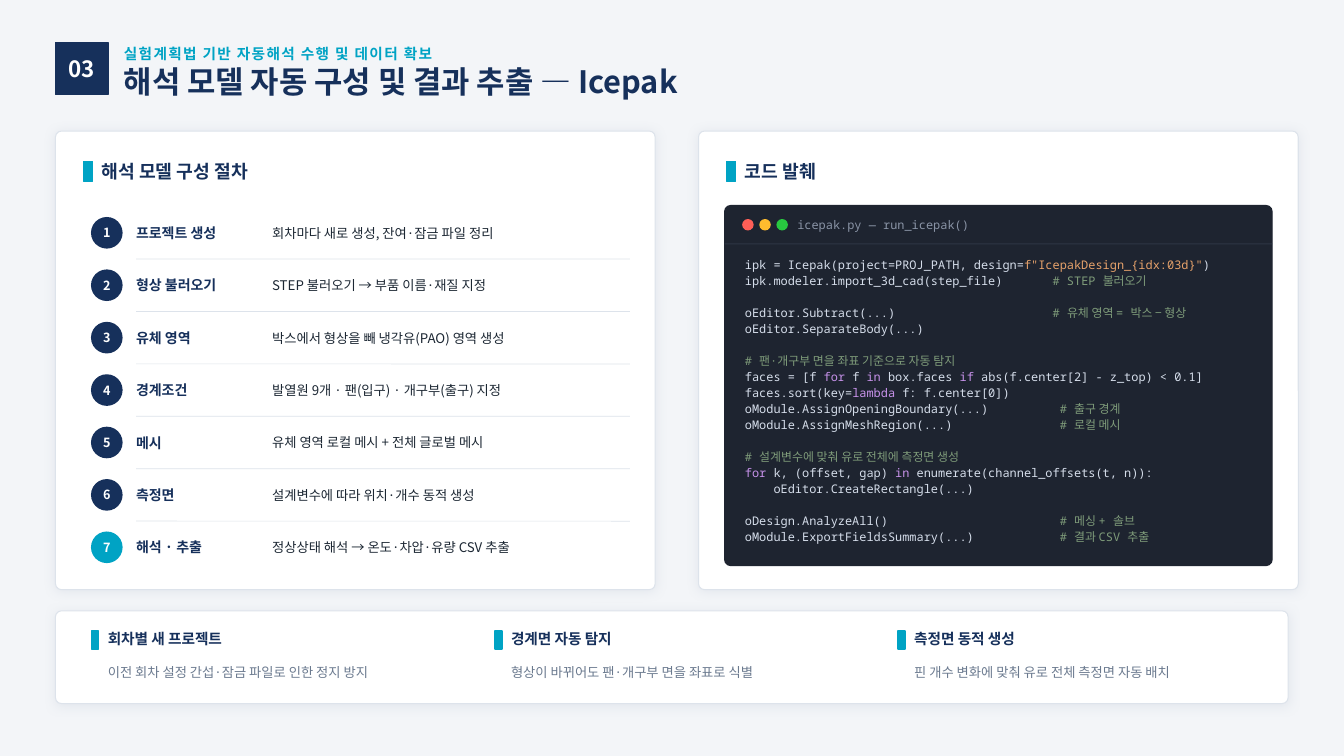
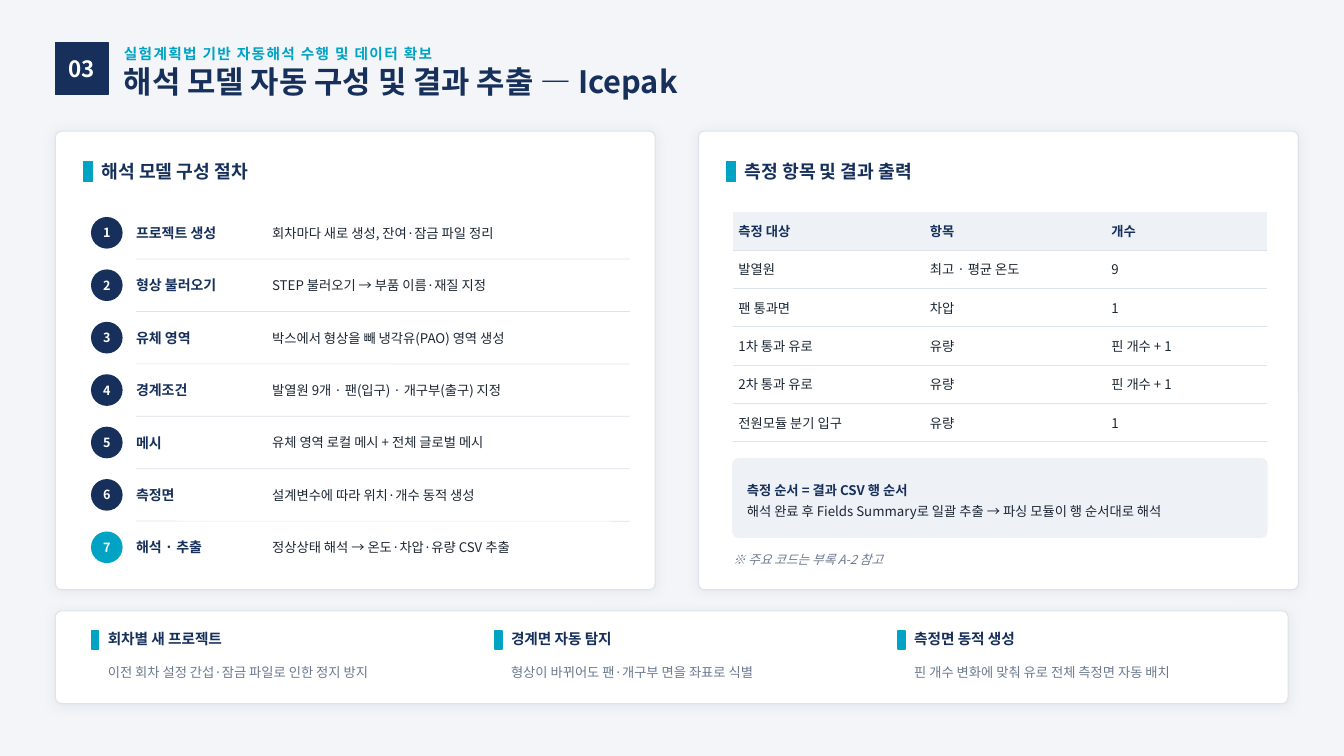
Before and after one commit to yjs9716/dddd, a slide deck: slide 9 of 1개월차_AI에이전트_활용방안_및_DOE결과.pptx. Drawn at 1344x756 pixels with LibreOffice and Linux fonts; fonts in the diff are those of the drawing. Boxes give left, top, right and bottom in pixels: in the first picture for what was removed or moved away, otherwise in the second. Text is boxed around its words. In the diff, an @@ line names an element or a change of style, - is before the commit and + after.

```diff
--- a/1개월차_AI에이전트_활용방안_및_DOE결과.pptx
+++ b/1개월차_AI에이전트_활용방안_및_DOE결과.pptx
@@ text at (745,162,911,180): text changed @@
-코드 발췌
+측정 항목 및 결과 출력
@@ rounded rectangle removed at (725,206,1272,566) @@
@@ table added at (733,212,1267,433), 6 rows, 3 columns @@
+측정 대상 | 항목 | 개수
+발열원 | 최고 · 평균 온도 | 9
+팬 통과면 | 차압 | 1
+1차 통과 유로 | 유량 | 핀 개수 + 1
+2차 통과 유로 | 유량 | 핀 개수 + 1
+전원모듈 분기 입구 | 유량 | 1
@@ ellipse removed at (743,220,753,230) @@
@@ ellipse removed at (760,220,770,230) @@
@@ ellipse removed at (777,220,787,230) @@
@@ text removed at (797,220,969,232) @@
-icepak.py — run_icepak()
@@ line removed from (725, 244) to (1272, 244) @@
@@ text removed at (745,260,1210,542) @@
-ipk = Icepak(project=PROJ_PATH, design=f"IcepakDesign_{idx:03d}")
-ipk.modeler.import_3d_cad(step_file) # STEP 불러오기
-oEditor.Subtract(...) # 유체 영역 = 박스 − 형상
-oEditor.SeparateBody(...)
-# 팬·개구부 면을 좌표 기준으로 자동 탐지
-faces = [f for f in box.faces if abs(f.center[2] - z_top) < 0.1]
-faces.sort(key=lambda f: f.center[0])
-oModule.AssignOpeningBoundary(...) # 출구 경계
-oModule.AssignMeshRegion(...) # 로컬 메시
-# 설계변수에 맞춰 유로 전체에 측정면 생성
-for k, (offset, gap) in enumerate(channel_offsets(t, n)):
-oEditor.CreateRectangle(...)
-oDesign.AnalyzeAll() # 메싱 + 솔브
-oModule.ExportFieldsSummary(...) # 결과 CSV 추출
@@ rounded rectangle added at (733,459,1267,537), fill #EEF2F7, outline #EEF2F7 1 pt @@
@@ text added at (747,484,1161,519), 9.5 pt, text #1C2733 @@
+측정 순서 = 결과 CSV 행 순서
+해석 완료 후 Fields Summary로 일괄 추출 → 파싱 모듈이 행 순서대로 해석
@@ text added at (748,553,883,565), 9 pt, text #6B7A8F, italic @@
+※ 주요 코드는 부록 A-2 참고
```
Also in this commit, not shown: 2 other slides changed, 2 slides added, 1 other file.
